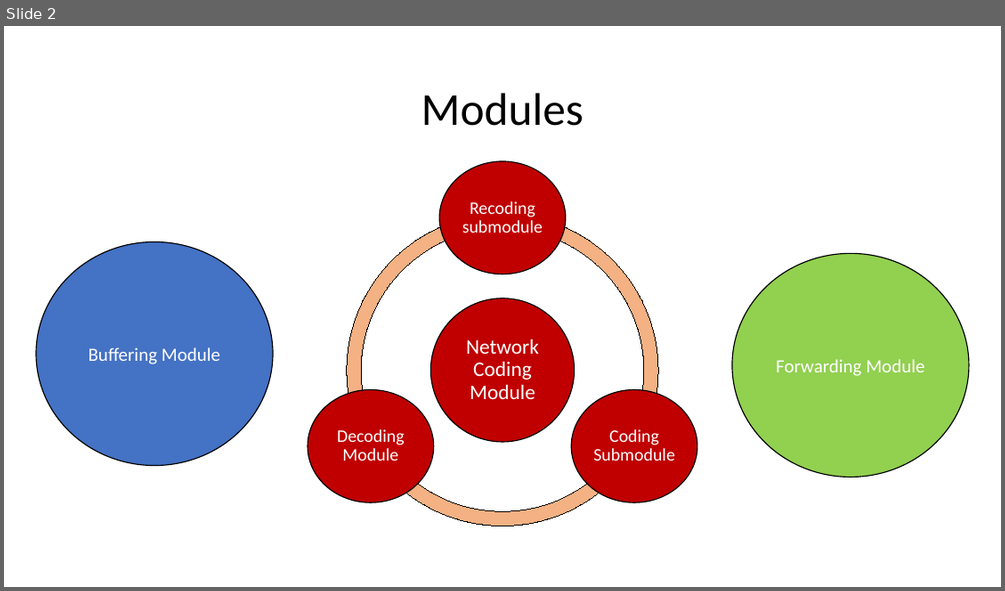
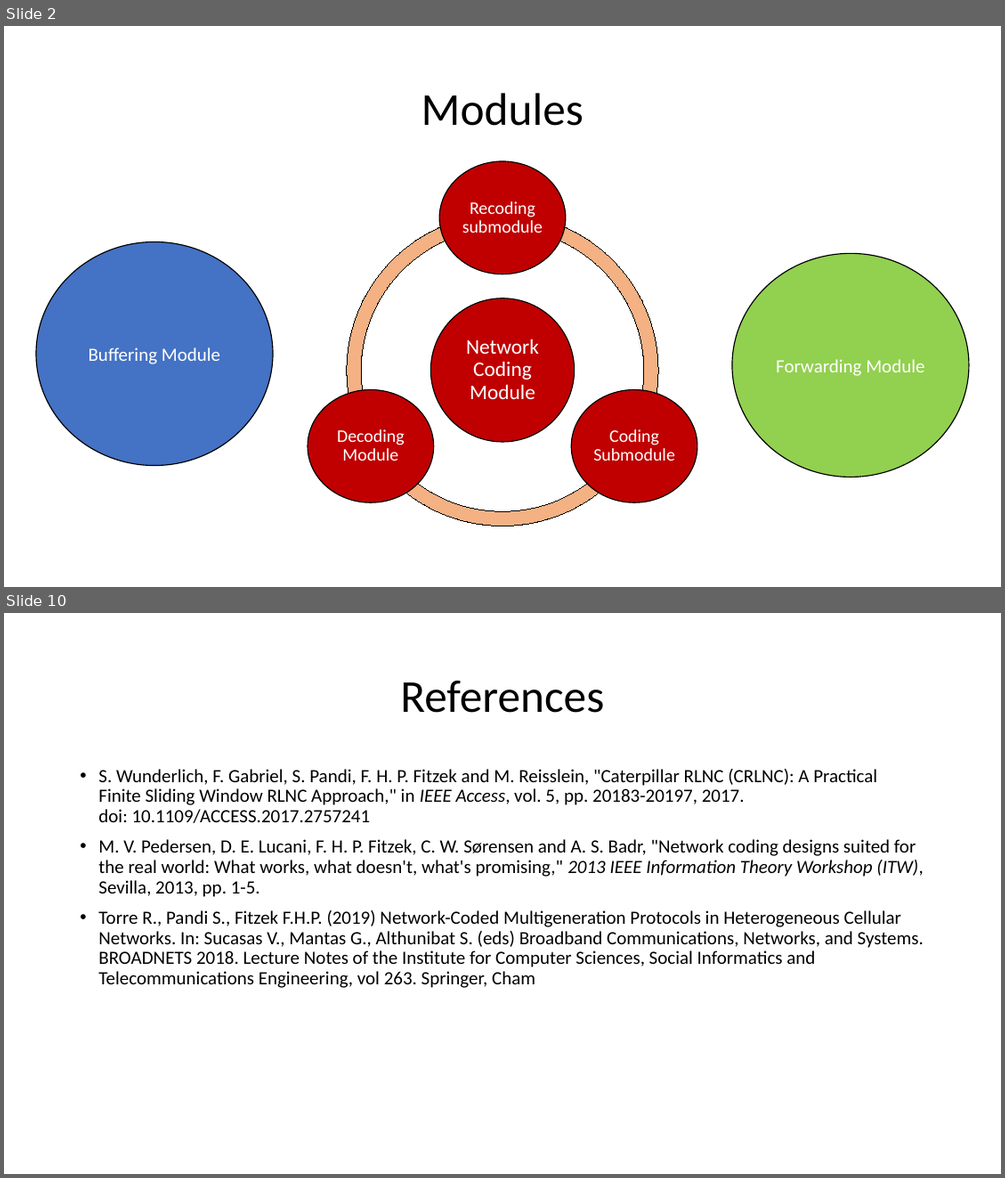
Before and after one commit to netx-ulx/NC, a slide deck: Docs/Design of a RLNC implementation on the switch.pptx. Shown one above the other, each under a label of ours: slide 2 before the commit, slides 2 and 10 after it; the slides between them are not shown. The pictures are 1005x591 and 1005x1178 pixels, drawn with LibreOffice and Linux fonts; fonts in the diff are those of the drawing. Boxes give left, top, right and bottom in pixels: in the first picture for what was removed or moved away, otherwise in the second. Text is boxed around its words. In the diff, an @@ line names an element or a change of style, - is before the commit and + after.

Commit message:
Updated slides of design choices of RLNC

```diff
--- a/Docs/Design of a RLNC implementation on the switch.pptx
+++ b/Docs/Design of a RLNC implementation on the switch.pptx
@@ slide 10 added at (4,613,1001,1174), background #FFFFFF @@
@@ title added at (400,680,604,713), 44 pt, text #000000 @@
+References
@@ text added at (98,769,923,988), 18 pt, text #000000 @@
+• S. Wunderlich, F. Gabriel, S. Pandi, F. H. P. Fitzek and M. Reisslein, "Caterpillar RLNC (CRLNC): A Practical Finite Sliding Window RLNC Approach," in IEEE Access, vol. 5, pp. 20183-20197, 2017.
+  doi: 10.1109/ACCESS.2017.2757241
+• M. V. Pedersen, D. E. Lucani, F. H. P. Fitzek, C. W. Sørensen and A. S. Badr, "Network coding designs suited for the real world: What works, what doesn't, what's promising," 2013 IEEE Information Theory Workshop (ITW), Sevilla, 2013, pp. 1-5.
+• Torre R., Pandi S., Fitzek F.H.P. (2019) Network-Coded Multigeneration Protocols in Heterogeneous Cellular Networks. In: Sucasas V., Mantas G., Althunibat S. (eds) Broadband Communications, Networks, and Systems. BROADNETS 2018. Lecture Notes of the Institute for Computer Sciences, Social Informatics and Telecommunications Engineering, vol 263. Springer, Cham
```
Also in this commit, not shown: 6 slides changed, 1 other slide added.
